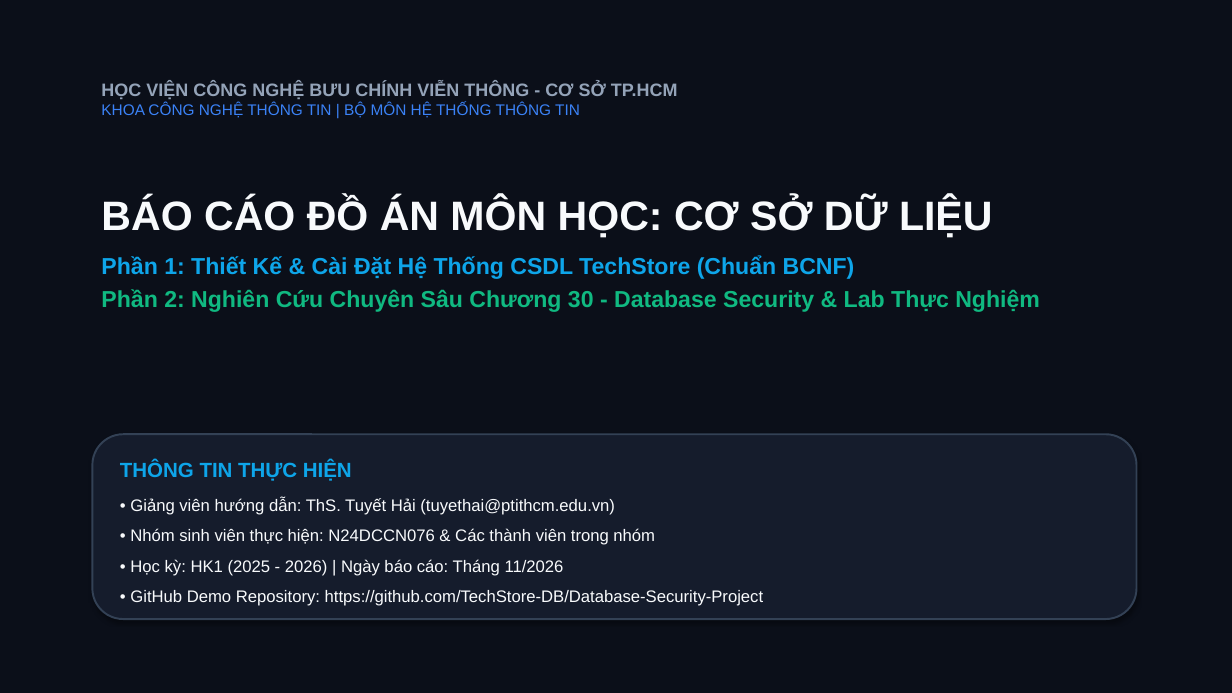
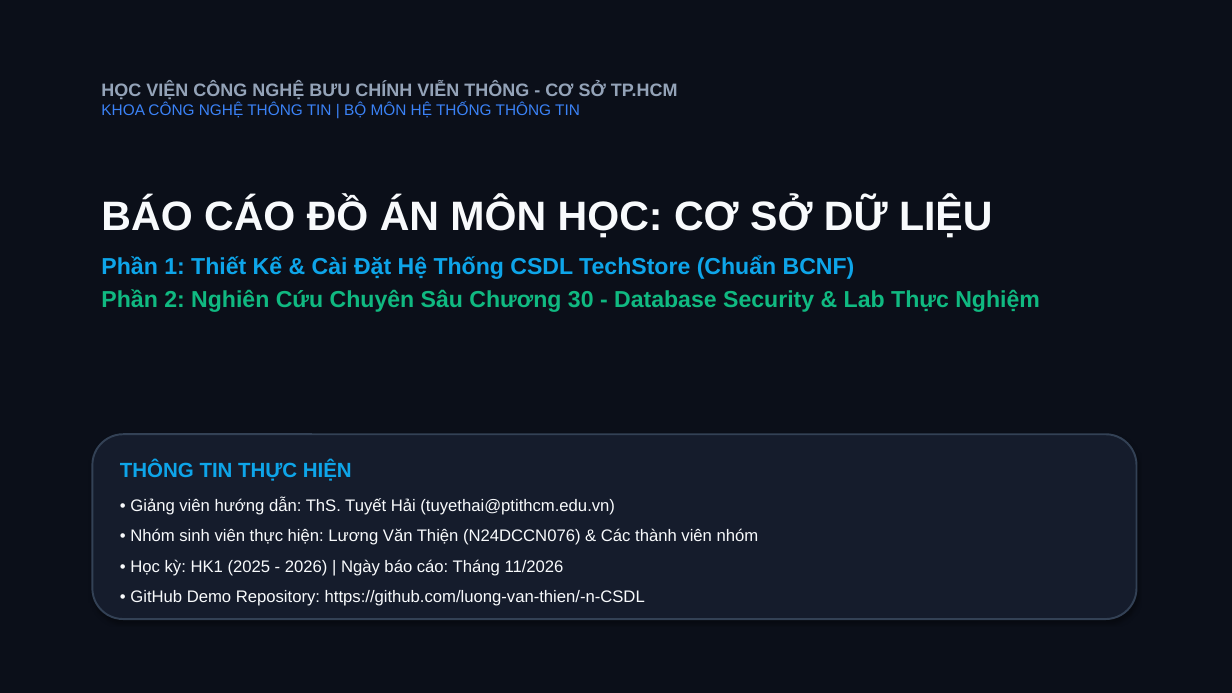
Before and after one commit to luong-van-thien/-n-CSDL, a slide deck: slide 1 of 05_Slide_Presentation/Slide_Thuyet_Trinh_Do_An_CSDL.pptx. Drawn at 1232x693 pixels with LibreOffice and Linux fonts; fonts in the diff are those of the drawing. Boxes give left, top, right and bottom in pixels: in the first picture for what was removed or moved away, otherwise in the second. Text is boxed around its words. In the diff, an @@ line names an element or a change of style, - is before the commit and + after.

Commit message:
Update official GitHub repository link and group leader info

```diff
--- a/05_Slide_Presentation/Slide_Thuyet_Trinh_Do_An_CSDL.pptx
+++ b/05_Slide_Presentation/Slide_Thuyet_Trinh_Do_An_CSDL.pptx
@@ text at box(130, 528, 759, 545): text changed @@
-• Nhóm sinh viên thực hiện: N24DCCN076 & Các thành viên trong nhóm
+• Nhóm sinh viên thực hiện: Lương Văn Thiện (N24DCCN076) & Các thành viên nhóm
@@ text at box(130, 590, 645, 606): text changed @@
-• GitHub Demo Repository: https://github.com/TechStore-DB/Database-Security-Project
+• GitHub Demo Repository: https://github.com/luong-van-thien/-n-CSDL
```
Also in this commit, not shown: 6 other files.
